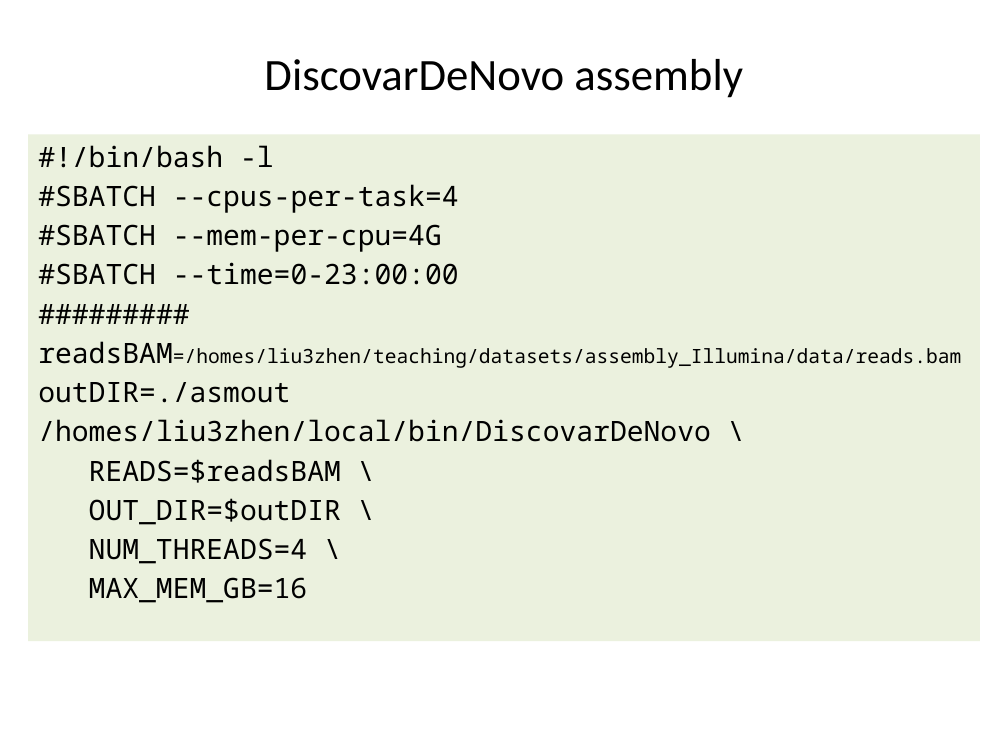
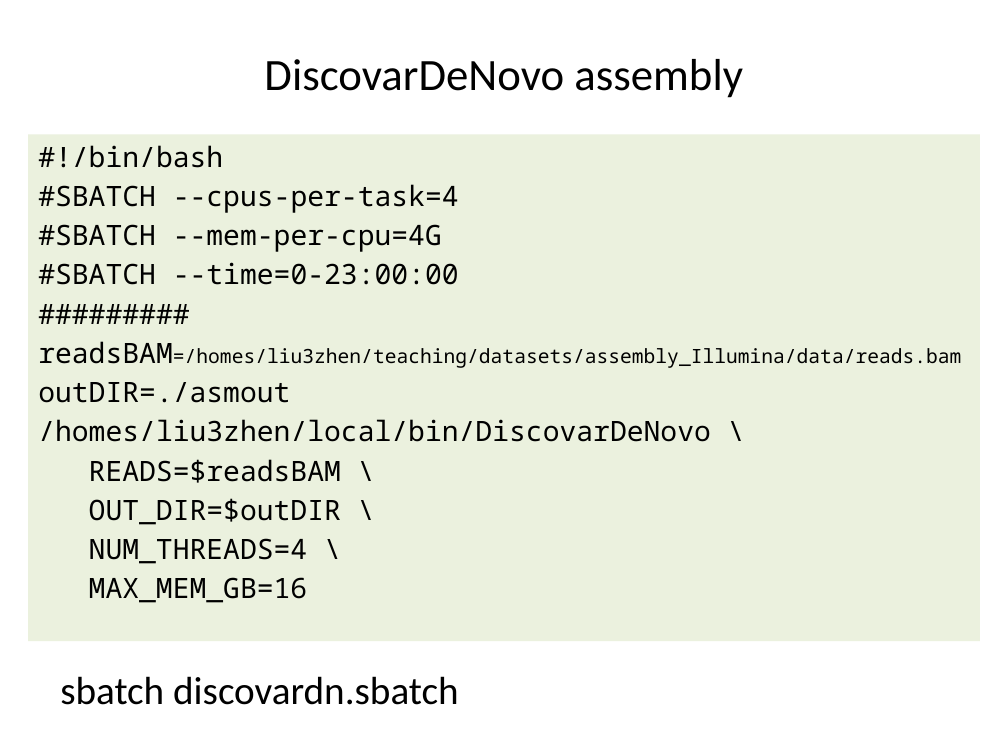
Before and after one commit to liu3zhenlab/teaching, a slide deck: slide 17 of PLPTH813Bioinformatis/2021/labs/lab10_assembly.pptx. Drawn at 1008x756 pixels with LibreOffice and Linux fonts; fonts in the diff are those of the drawing. Boxes give left, top, right and bottom in pixels: in the first picture for what was removed or moved away, otherwise in the second. Text is boxed around its words. In the diff, an @@ line names an element or a change of style, - is before the commit and + after.

```diff
--- a/PLPTH813Bioinformatis/2021/labs/lab10_assembly.pptx
+++ b/PLPTH813Bioinformatis/2021/labs/lab10_assembly.pptx
@@ text at (x1=38, y1=145, x2=223, y2=168): text changed @@
-#!/bin/bash -l
+#!/bin/bash
@@ text added at (x1=60, y1=676, x2=459, y2=705), 28 pt, text #000000 @@
+sbatch discovardn.sbatch
```
Also in this commit, not shown: 7 other slides changed, 2 other files.
